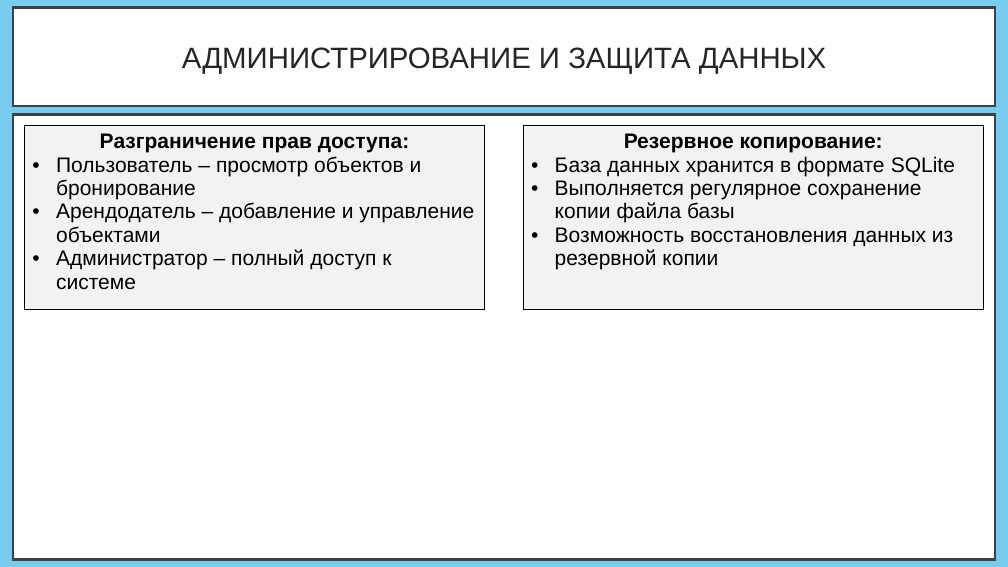
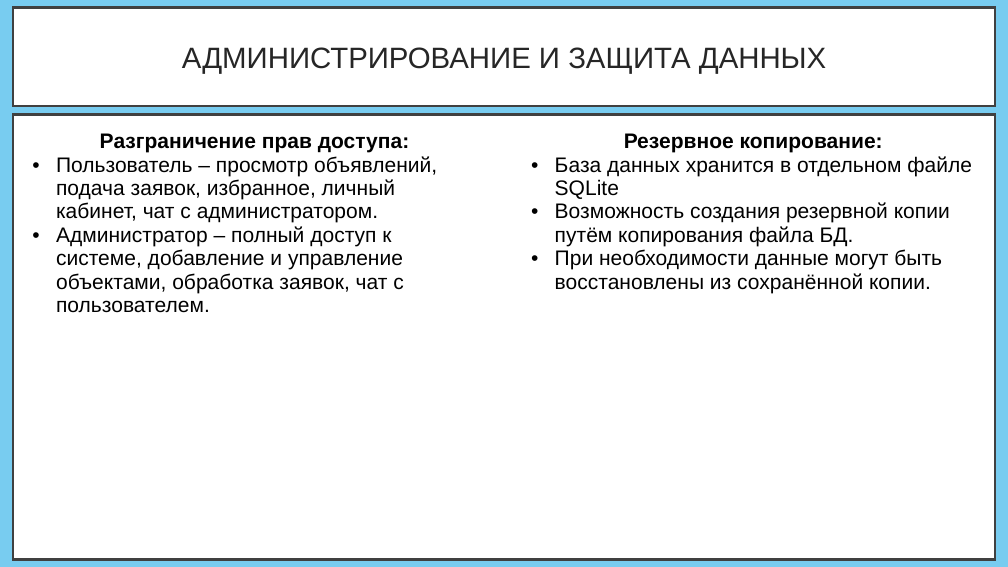
Before and after one commit to CaseBattle/231-20-tikhonenkov, a slide deck: slide 14 of курсач/курсовая/презентация.pptx. Drawn at 1008x567 pixels with LibreOffice and Linux fonts; fonts in the diff are those of the drawing. Boxes give left, top, right and bottom in pixels: in the first picture for what was removed or moved away, otherwise in the second. Text is boxed around its words. In the diff, an @@ line names an element or a change of style, - is before the commit and + after.

```diff
--- a/курсач/курсовая/презентация.pptx
+++ b/курсач/курсовая/презентация.pptx
@@ table at box(25, 126, 485, 336) @@
-row 1, column 1: Разграничение прав доступа: / Пользователь – просмотр объектов и бронирование / Арендодатель – добавление и управление объектами / Администратор – полный доступ к системе
+row 1, column 1: Разграничение прав доступа: / Пользователь – просмотр объявлений, подача заявок, избранное, личный кабинет, чат с администратором. / Администратор – полный доступ к системе, добавление и управление объектами, обработка заявок, чат с пользователем.
@@ fill #F2F2F2 to #FFFFFF in row 1, column 1 @@
@@ borders changed @@
@@ table at box(523, 126, 983, 310) @@
-row 1, column 1: Резервное копирование: / База данных хранится в формате SQLite / Выполняется регулярное сохранение копии файла базы / Возможность восстановления данных из резервной копии
+row 1, column 1: Резервное копирование: / База данных хранится в отдельном файле SQLite / Возможность создания резервной копии путём копирования файла БД. / При необходимости данные могут быть восстановлены из сохранённой копии.
@@ fill #F2F2F2 to #FFFFFF in row 1, column 1 @@
@@ borders changed @@
```
Also in this commit, not shown: 11 other slides changed, 1 slide added, 1 slide removed, 4 other files.
